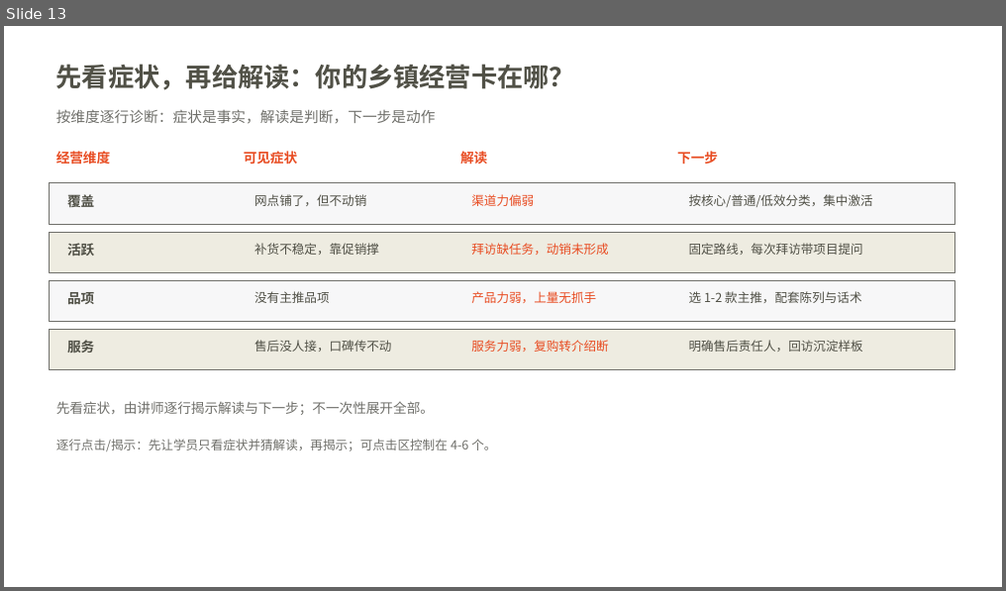
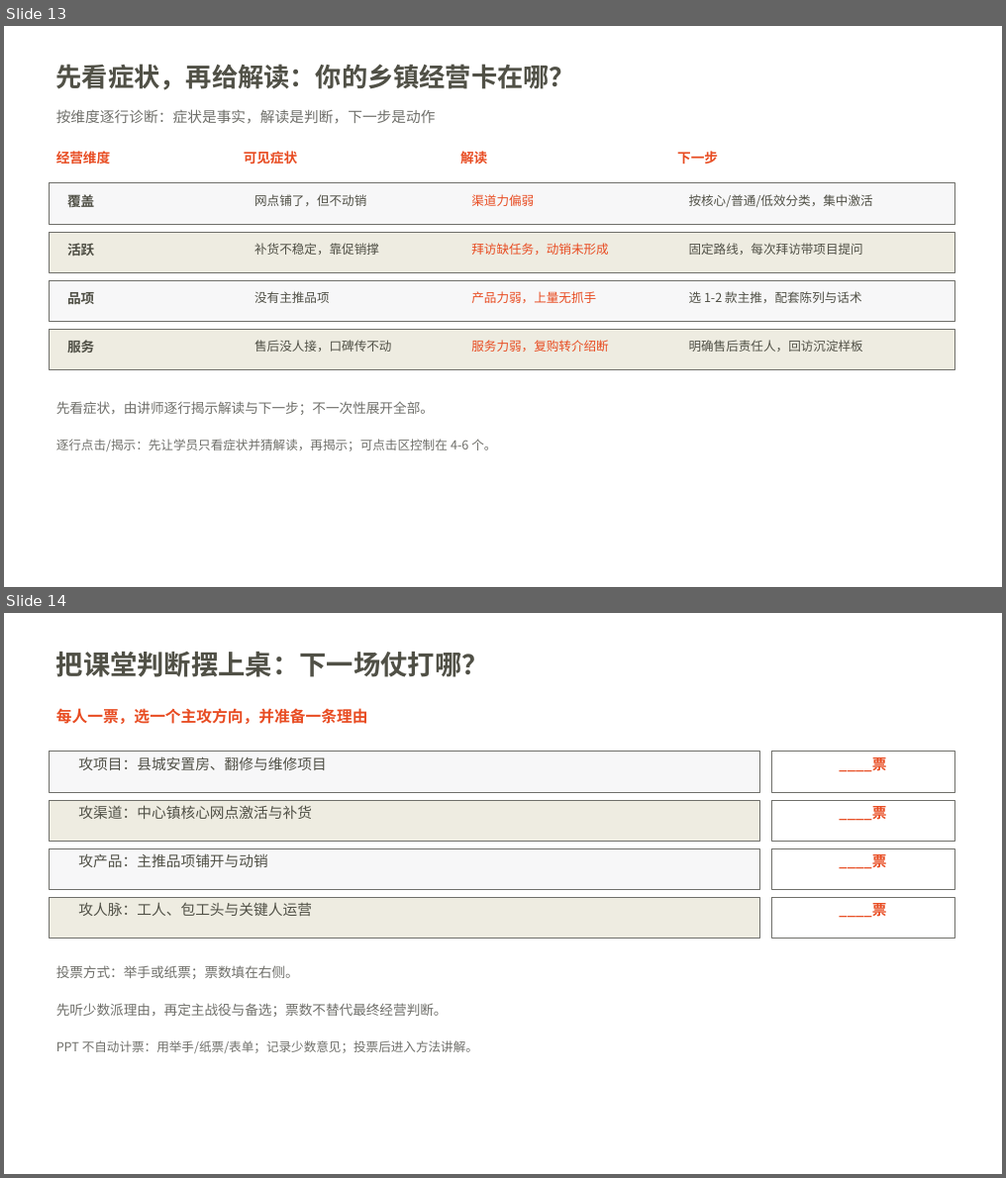
Before and after one commit to swefner/company-ppt-skills, a slide deck: domains/yuhong/assets/components/yuhong-county-course-components-branded.pptx. Shown one above the other, each under a label of ours: slide 13 before the commit, slides 13 and 14 after it. The pictures are 1006x591 and 1006x1178 pixels, drawn with LibreOffice and Linux fonts; fonts in the diff are those of the drawing; background and template pictures are left out. Boxes give left, top, right and bottom in pixels: in the first picture for what was removed or moved away, otherwise in the second. Text is boxed around its words. In the diff, an @@ line names an element or a change of style, - is before the commit and + after.

Commit message:
Add I6 group voting page (slide 14) via production line
Interactive family fourth source page: prompt + four equal choice rows with right-side vote tally boxes + method/debrief rules, 21 named objects, token colors. Fixed ASCII-rule violation (hard-coded Chinese in script - moved to JSON). Full pipeline: build-i6.ps1 -> verify -> preview component-14.png -> registry -> generator (index/catalog SHA B4243762) -> contact sheet -> promote -> slot contract + build contract synced.

```diff
--- a/domains/yuhong/assets/components/yuhong-county-course-components-branded.pptx
+++ b/domains/yuhong/assets/components/yuhong-county-course-components-branded.pptx
@@ slide 14 added at bbox=[4, 613, 1002, 1174], background picture (left out) @@
@@ text added at bbox=[56, 652, 489, 677], 26 pt, text #505046, bold @@
+把课堂判断摆上桌：下一场仗打哪？
@@ text added at bbox=[56, 708, 368, 724], 15 pt, text #E84C22, bold @@
+每人一票，选一个主攻方向，并准备一条理由
@@ rectangle added at bbox=[49, 752, 760, 792], fill #F7F7F8, outline #6F6F6A 0.75 pt @@
@@ text added at bbox=[78, 757, 326, 770], 14 pt, text #505046 @@
+攻项目：县城安置房、翻修与维修项目
@@ rectangle added at bbox=[771, 752, 954, 792], fill #FFFFFF, outline #6F6F6A 0.75 pt @@
@@ text added at bbox=[839, 758, 886, 772], 14 pt, text #E84C22, bold @@
+____票
@@ rectangle added at bbox=[49, 800, 760, 842], fill #EEECE1, outline #6F6F6A 0.75 pt @@
@@ text added at bbox=[78, 805, 312, 819], 14 pt, text #505046 @@
+攻渠道：中心镇核心网点激活与补货
@@ rectangle added at bbox=[771, 800, 954, 842], fill #FFFFFF, outline #6F6F6A 0.75 pt @@
@@ text added at bbox=[839, 806, 886, 821], 14 pt, text #E84C22, bold @@
+____票
@@ rectangle added at bbox=[49, 849, 760, 890], fill #F7F7F8, outline #6F6F6A 0.75 pt @@
@@ rectangle added at bbox=[771, 849, 954, 890], fill #FFFFFF, outline #6F6F6A 0.75 pt @@
@@ text added at bbox=[78, 854, 267, 867], 14 pt, text #505046 @@
+攻产品：主推品项铺开与动销
@@ text added at bbox=[839, 855, 886, 869], 14 pt, text #E84C22, bold @@
+____票
@@ rectangle added at bbox=[49, 897, 760, 939], fill #EEECE1, outline #6F6F6A 0.75 pt @@
@@ text added at bbox=[78, 902, 312, 916], 14 pt, text #505046 @@
+攻人脉：工人、包工头与关键人运营
@@ rectangle added at bbox=[771, 897, 954, 939], fill #FFFFFF, outline #6F6F6A 0.75 pt @@
@@ text added at bbox=[839, 903, 886, 918], 14 pt, text #E84C22, bold @@
+____票
@@ text added at bbox=[56, 965, 299, 979], 13 pt, text #6F6F6A @@
+投票方式：举手或纸票；票数填在右侧。
@@ text added at bbox=[56, 1003, 448, 1017], 13 pt, text #6F6F6A @@
+先听少数派理由，再定主战役与备选；票数不替代最终经营判断。
@@ text added at bbox=[56, 1041, 478, 1054], 12 pt, text #6F6F6A @@
+PPT 不自动计票：用举手/纸票/表单；记录少数意见；投票后进入方法讲解。
```
Also in this commit, not shown: 11 other files.
